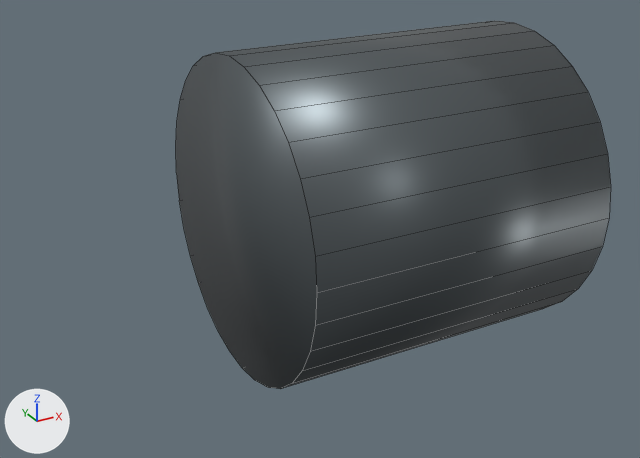
The FBX model SilentDepth_Assets/Submarines/SSN/France/Suffren/FBX/FR_SSN_Suffren_PROPULSOR_01.fbx: old version first, new version second.
Rendered twice from a camera (50 mm lens) standing at (-4.14, -6.71, 3.12) and looking at (-0.5, -0.1, -0.18). Lighting does not change. The marker at lower left points along +X, +Y and +Z. The first picture is the older version. Mesh edges are drawn as thin lines.

Names of what the first picture shows: 'FR_SSN_Suffren_PROPULSOR_01'.
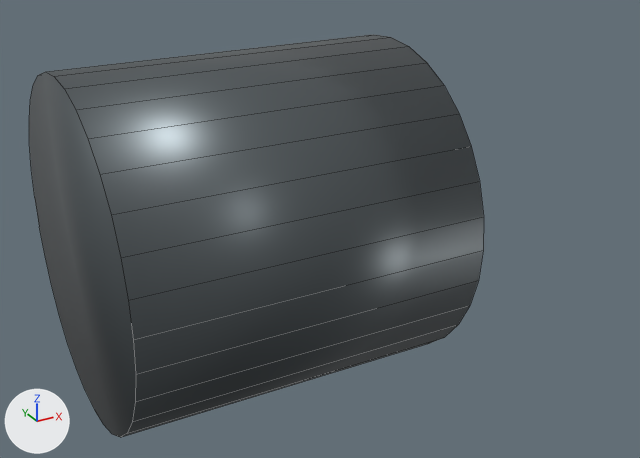
Edits to the scene script, one JSON object a line:
```json
{"block": "me_rotorblade_0_002", "where": "# used by ob_fr_ssn_suffren_propulsor_01; location = (0.0, 0.0, 0.0)"}
{"op": "remove", "block": "me_rotorblade_0_002", "code": "me_rotorblade_0_002.from_pydata(...)  # 240 vertices, 166 faces; spans x -1.3..1.7, y -1.5..1.5, z -1.5..1.5"}
{"op": "add", "block": "me_rotorblade_0_002", "code": "me_rotorblade_0_002.from_pydata(...)  # 240 vertices, 166 faces; spans x -2.72..0.28, y -1.5..1.5, z -1.5..1.5"}
{"block": "me_rotorblade_0_002", "change": "me_rotorblade_0_002 part 1: the loose piece of 64 vertices spanning x -1.3..1.7, y -1.5..1.5, z -1.5..1.5 is moved by (-1.42, 0.0, 0.0)"}
{"block": "me_rotorblade_0_002", "change": "other edits to the shape of me_rotorblade_0_002 do not show in these pictures"}
```

Where the change shows, as pixel boxes (x1, y1, x2, y2) in the pictures (640 x 458 px):
```json
{"object": "FR_SSN_Suffren_PROPULSOR_01", "change": "reshaped", "before": [176, 21, 611, 389], "after": [29, 34, 484, 437], "on screen": "9% taller"}
```
